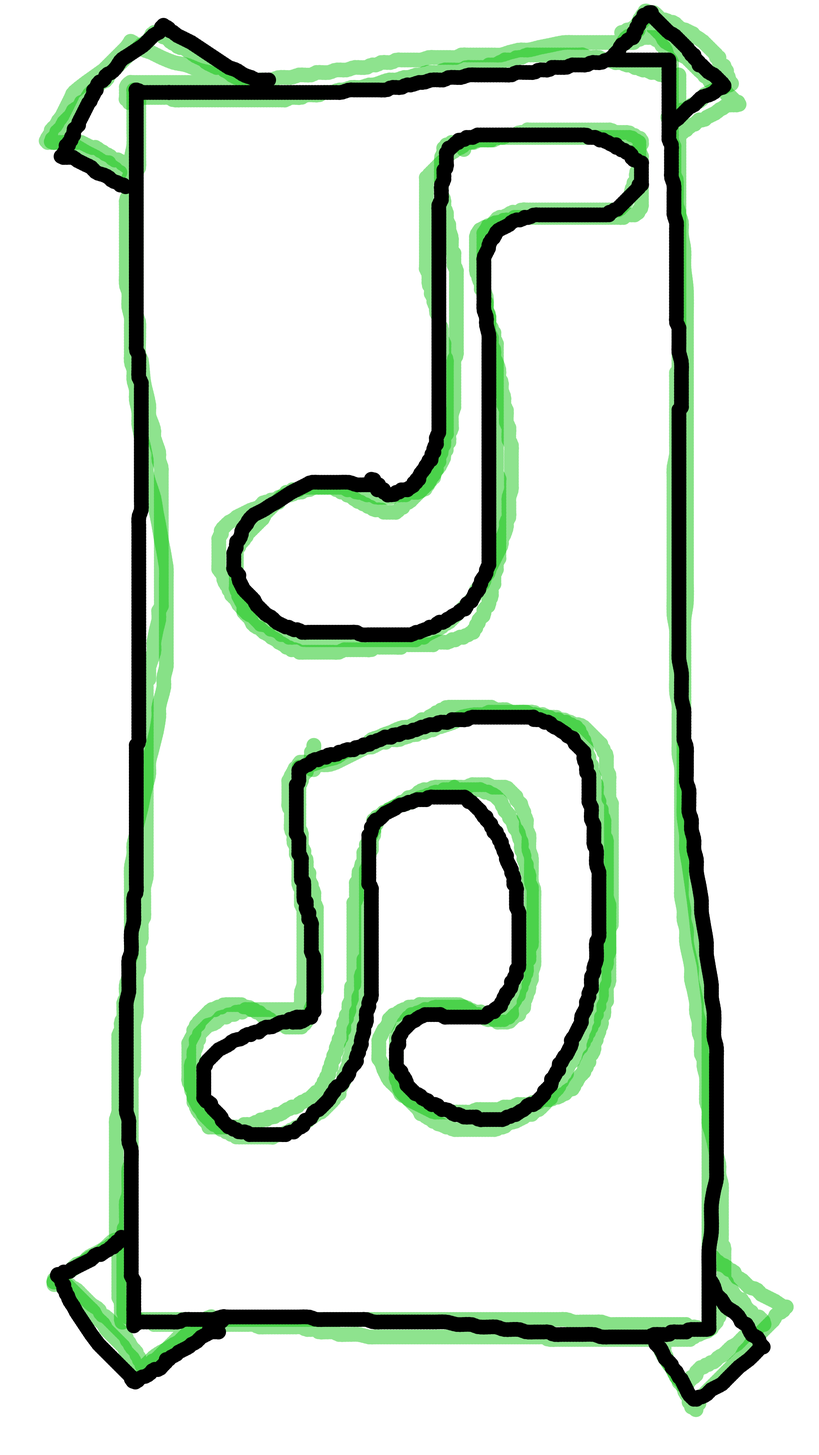
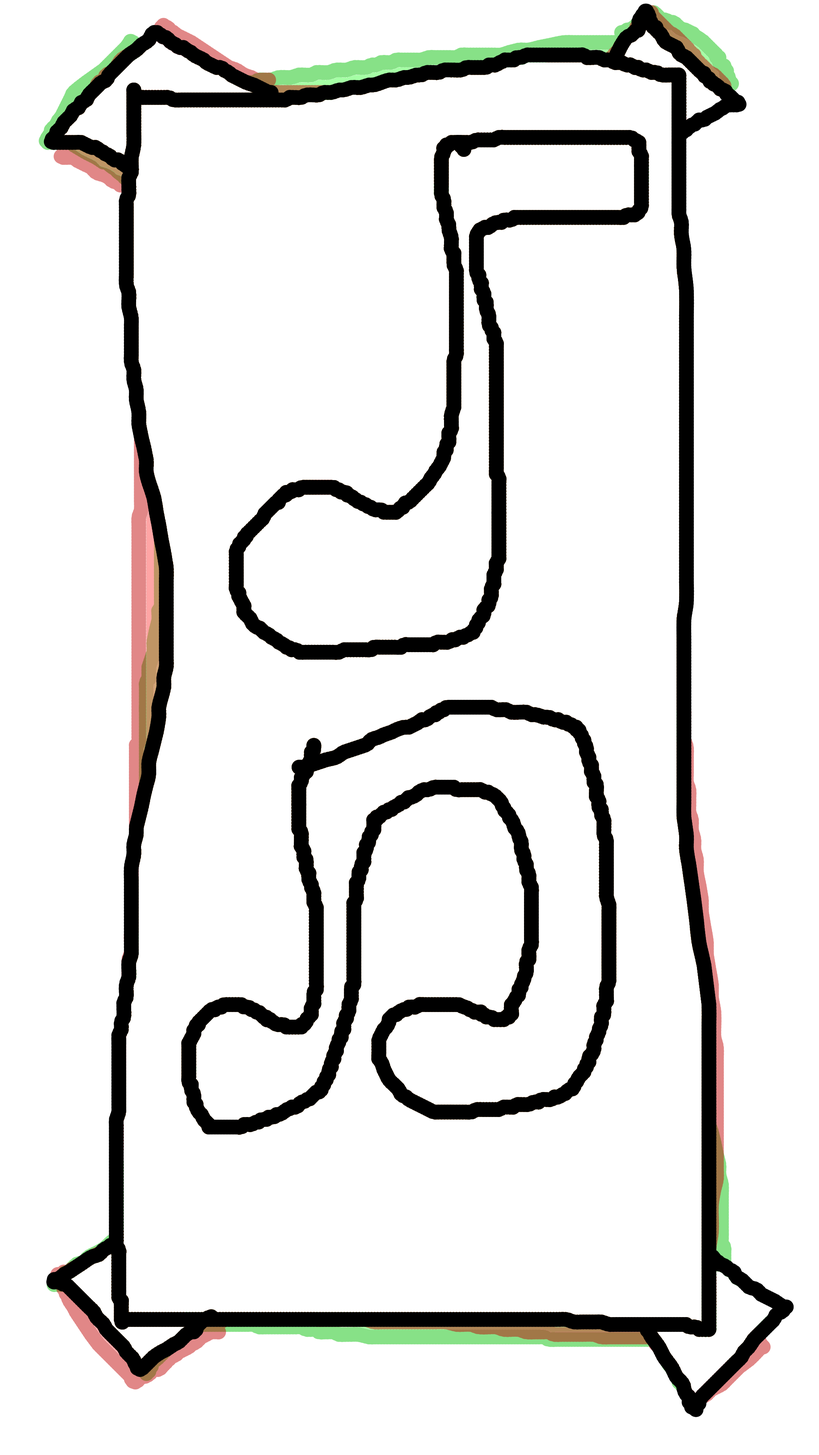
Layered file, before and after one edit (819x1455). Changes by layer:
painted on "Poster" over [48, 3, 777, 1418]
